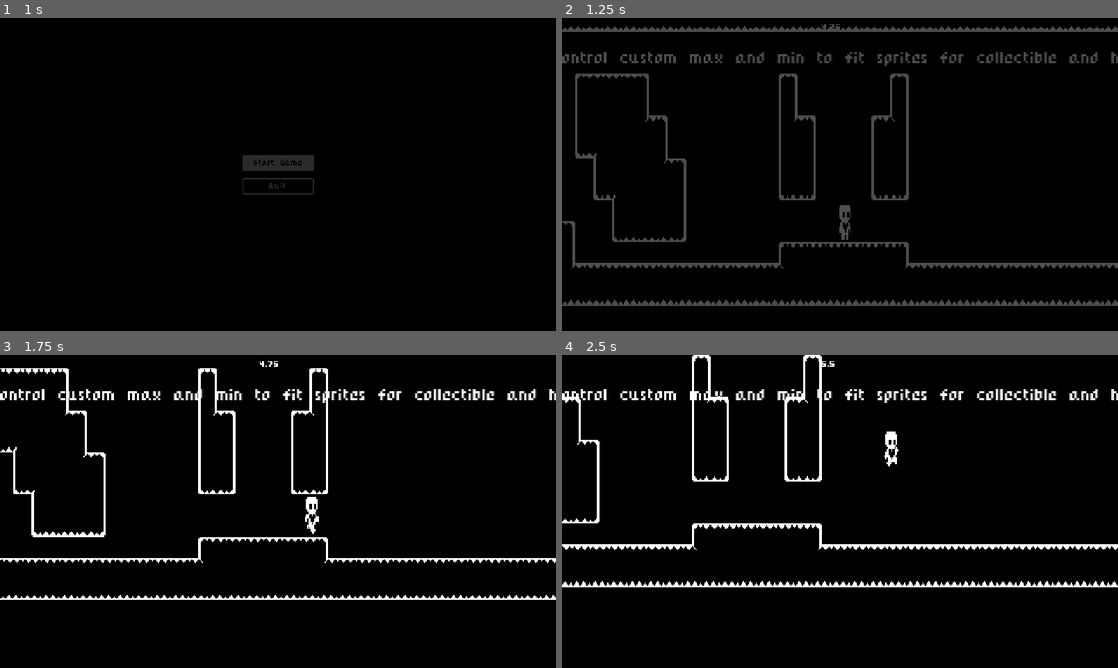
Above: before the commit, frames 1-4 (two rows, left to right).
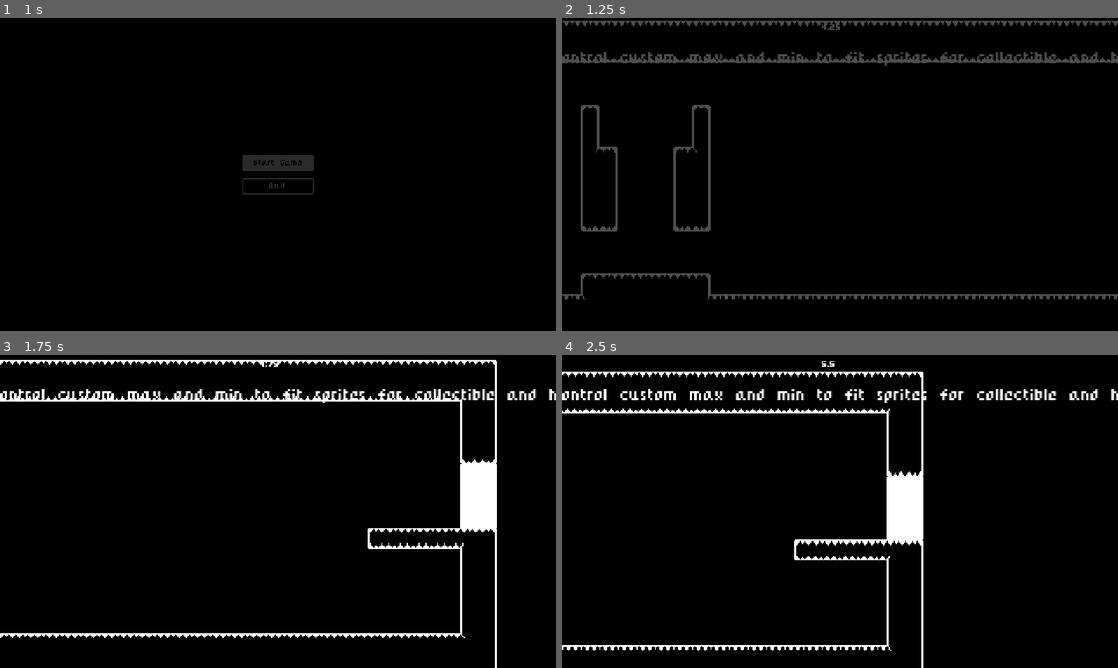
Above: after the commit, the same moments.

Repository: Lesosa12/Metroidvania
Game: Godot game, scene res://Game UI/start_menu.tscn
Same seed, same stepped clock (60 frames per second), same inputs: the game is played once before the commit and once after it.
Inputs (mouse positions are in pixels of both pictures, inside the frame that each line leads up to):
- Up to frame 1 (1 s): click "Start Game" at 0.5 s
- Up to frame 2 (1.25 s): no input
- Up to frame 3 (1.75 s): move the mouse to (400, 495) at 1.27 s; hold Right (move_right) from 1.28 s (still down); click (400, 495) at 1.35 s; tap Up (jump) at 1.52 s
- Up to frame 4 (2.5 s): keep holding Right (move_right); move the mouse to (728, 527) at 2.02 s; click (728, 527) at 2.1 s; tap Up (jump) at 2.27 s

Frame 1 is identical in both runs. In frame 2, 9.2% of the frame differs, in the area x 0-100%, y 0-92%; in frame 3, 8.0%; in frame 4, 7.6%.
Error before the commit: Parse Error: Identifier "playerSpawnPoint" not declared in the current scope. (res://Game/door.gd:23)
Error after the commit: Invalid assignment of property or key 'direction' with value of type 'Nil' on a base object of type 'AnimatedSprite2D (bullet.gd)'. (res://Player/player.gd:139)

Commit message:
work of 5-10

Diff:
--- a/Heart-Platformer-Godot-4-main/Game/Levels/level_one.tscn
+++ b/Heart-Platformer-Godot-4-main/Game/Levels/level_one.tscn
@@ -27,5 +27,3 @@
 position = Vector2(662, 24)
 next_scene = "Level2"
 destination_door_tag = "Door2"
-spawn_direction = null
-cameraPosition = null
--- a/Heart-Platformer-Godot-4-main/Game/door.gd
+++ b/Heart-Platformer-Godot-4-main/Game/door.gd
@@ -5,23 +5,30 @@
 @export var next_scene : String
 @export var destination_door_tag: String
 @export var spawn_direction = "up"
-var player = Player
+@onready var player = get_node("/root/LevelOne/Player")
 
 @export var cameraPosition: Vector2 = Vector2.ZERO
-
+var playerSpawnPoint: Vector2 = Vector2(0, 0)  # Global variable to store spawn point
+@onready var spawnNode = $Sprite2D/ExitArea2D/Spawn
 @onready var marker_2d = $Sprite2D/ExitArea2D/Spawn
 
+func _ready():
+	# Set the player's initial position to the spawn point
+	if spawnNode != null:
+		player.global_position = spawnNode.global_position
+	else:
+		print("Spawn node is null!")
+
 func _on_exit_area_2d_body_entered(body):
-	body.global_position = marker_2d.global_position
 	if body.is_in_group("Player"):
 		var player = body as CharacterBody2D
+		body.global_position = marker_2d.global_position
 		player.queue_free()
 		NavigationManager.go_to_level(next_scene, destination_door_tag)
 		#change_room()
 
 		# Save player position before exiting
-		playerSpawnPoint = player.global_position
-
+		playerSpawnPoint = body.global_position
 		await get_tree().create_timer(3.0).timeout
 		#print("scene transition")
 		SceneManager.transition_to_scene(next_scene)
@@ -30,7 +37,6 @@
 	var globalCamera = get_node("/root/Camera2D")
 	var tween = globalCamera.tween
 	# Set player position to the stored spawn point
-	player.global_position = playerSpawnPoint
 	tween.interpolate_property(globalCamera, "position", globalCamera.global_position, cameraPosition, 1.0, Tween.TRANS_LINEAR, Tween.EASE_IN_OUT)
 	tween.start()
 
--- a/Heart-Platformer-Godot-4-main/Game/door.tscn
+++ b/Heart-Platformer-Godot-4-main/Game/door.tscn
@@ -8,10 +8,6 @@
 [node name="Door" type="Node2D"]
 scale = Vector2(1, 2.4)
 script = ExtResource("1_n6ywr")
-next_scene = null
-destination_door_tag = null
-spawn_direction = null
-cameraPosition = null
 
 [node name="Sprite2D" type="Sprite2D" parent="."]
 z_index = 1
Not shown, added: Heart-Platformer-Godot-4-main/.DS_Store
